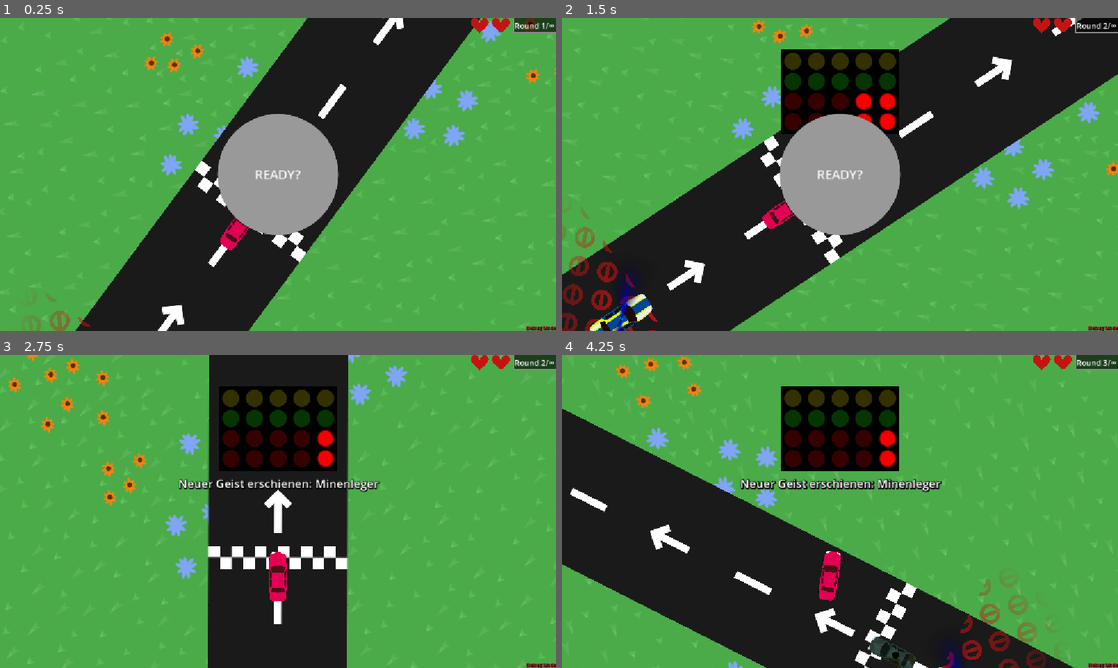
Above: before the commit, frames 1-4 (two rows, left to right).
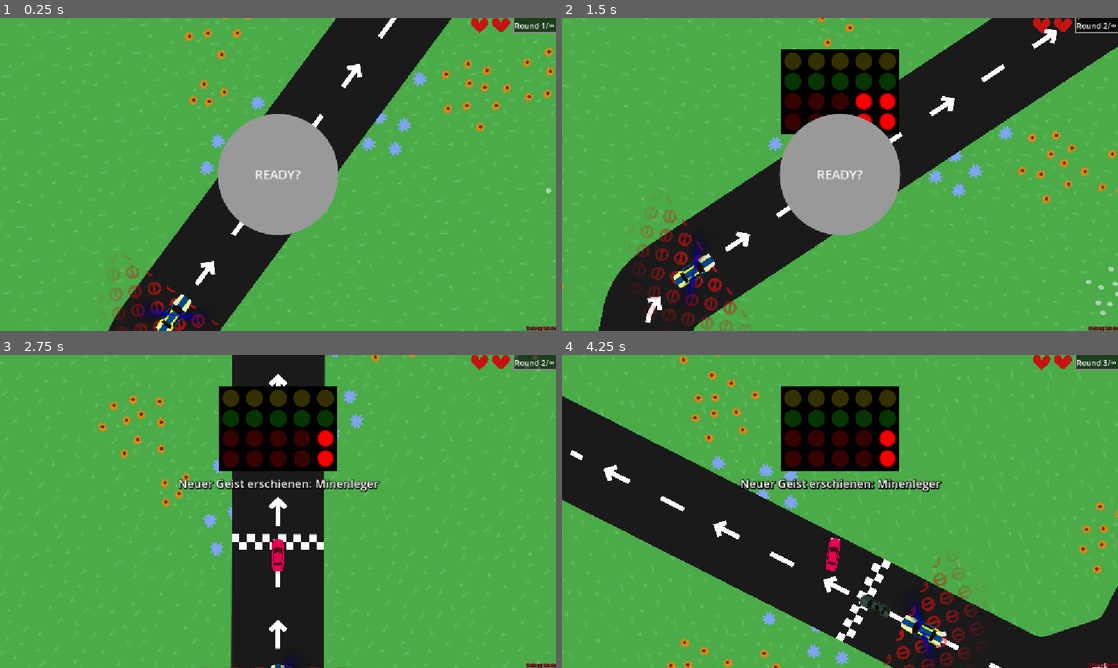
Above: after the commit, the same moments.

Repository: KIT-GameJam/dattel-jam
Game: Godot game, scene res://core/game_manager.tscn
Two runs of this game, one before a commit and one after it. Both use one fixed random seed, a clock stepped at 60 frames per second and the inputs below. Sound files missing from this copy of the repository are replaced by a short silence.
Inputs (mouse positions are in pixels of both pictures, inside the frame that each line leads up to):
- Up to frame 1 (0.25 s): no input
- Up to frame 2 (1.5 s): click "READY?" at 0.5 s; move the mouse to (962, 158) at 1.27 s; hold D (right) from 1.28 s (still down); tap Space (temp_reach_goal) at 1.35 s
- Up to frame 3 (2.75 s): release D (right) at 2 s; click "READY?" at 2 s
- Up to frame 4 (4.25 s): move the mouse to (728, 527) at 2.77 s; hold S (down) 2.78-3.53 s; tap Space (temp_reach_goal) at 2.85, 3.6 s; move the mouse to (895, 442) at 3.52 s; hold D (right) from 3.53 s (still down)

The runs differ from the first frame. In frame 1, 15% of the frame differs, in the area x 0-100%, y 0-100%; in frame 2, 19%; in frame 3, 12%; in frame 4, 23%.

Commit message:
Zoom out

Diff:
--- a/core/player_car.tscn
+++ b/core/player_car.tscn
@@ -58,7 +58,7 @@
 [node name="Camera2D" type="Camera2D" parent="." unique_id=1496874864]
 position = Vector2(0, -30)
 ignore_rotation = false
-zoom = Vector2(6, 6)
+zoom = Vector2(4, 4)
 position_smoothing_speed = 25.0
 rotation_smoothing_enabled = true
 
